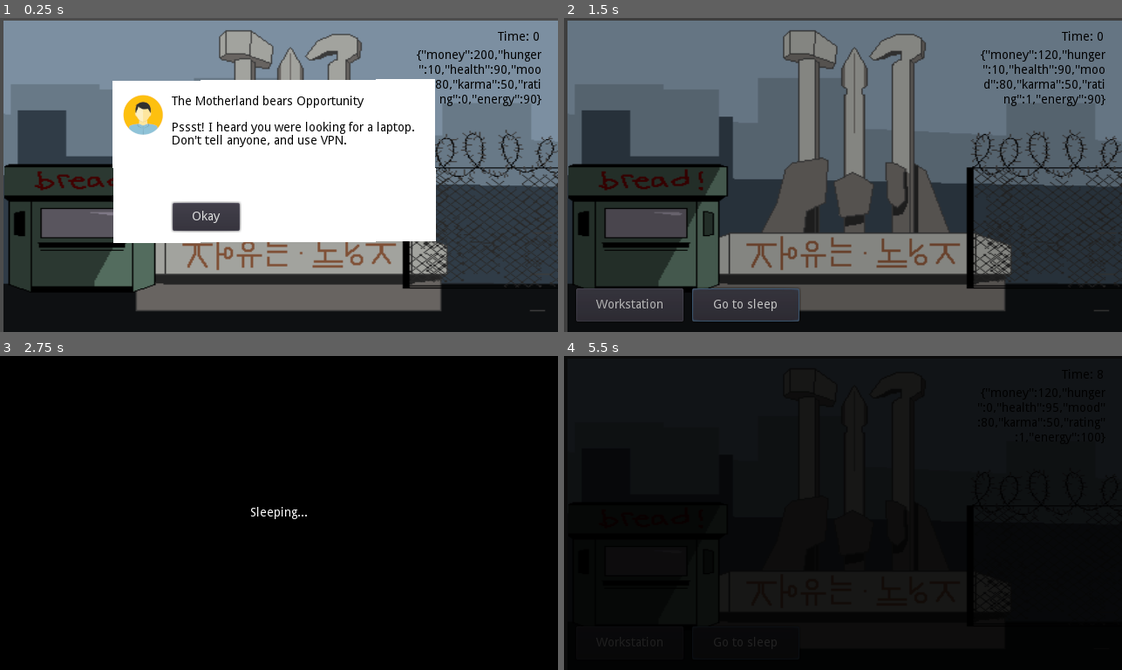
Above: before the commit, frames 1-4 (two rows, left to right).
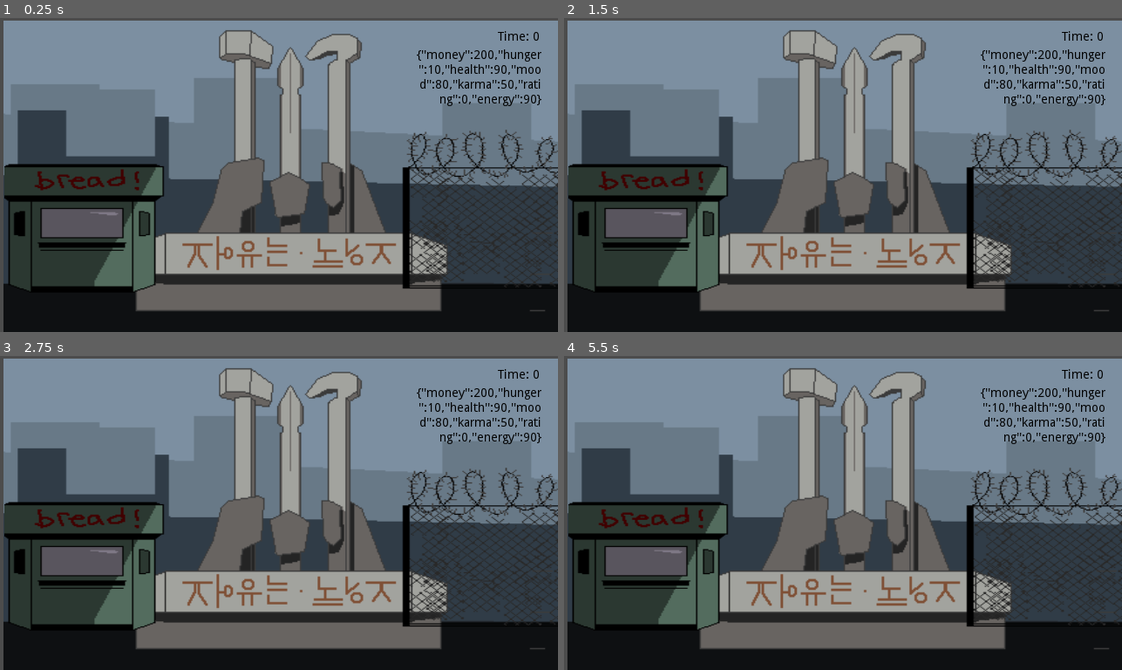
Above: after the commit, the same moments.

Repository: soulseekah/nomadsky
Game: Godot game, scene res://scenes/Main.tscn
Two runs of this game, one before a commit and one after it. Both use one fixed random seed, a clock stepped at 60 frames per second and the inputs below.
Inputs (mouse positions are in pixels of both pictures, inside the frame that each line leads up to):
- Up to frame 1 (0.25 s): no input
- Up to frame 2 (1.5 s): click (770, 215) at 0.5 s, where only the run before the commit has a clickable "Okay"; click (748, 303) at 1.25 s, where only the run before the commit has a clickable "Go to sleep"
- Up to frame 3 (2.75 s): click (184, 641) at 2 s, where only the run before the commit has a clickable "Go to sleep"
- Up to frame 4 (5.5 s): click (630, 641) at 2.75 s, where only the run before the commit has a clickable "Workstation"; click (630, 641) at 3.5 s, where only the run before the commit has a clickable "Workstation"; click (630, 641) at 4.25 s, where only the run before the commit has a clickable "Workstation"; click (748, 641) at 5 s, where only the run before the commit has a clickable "Go to sleep"

The runs differ from the first frame. In frame 1, 29% of the frame differs, in the area x 20-79%, y 19-72%; in frame 2, 50%; in frame 3, 87%, in the area x 0-100%, y 0-100%; in frame 4, 87%.
Error after the commit: Parse Error: ',' or '}' expected (res://src/Cards.gd:228)

Commit message:
Add noskill courses

Diff:
--- a/src/Cards.gd
+++ b/src/Cards.gd
@@ -71,10 +71,11 @@
 func _ready():
 	for card in [
 		# Work
-		{
+		{ # No skills
 			'type': 'work',
 			'title': 'Post my comment to 500 blogs',
 			'description': "I'm trying to get people to buy my new game. I need someone to advertise a link to it on gaming blogs. Help!",
+			'requirements': {},
 			'chance': 0.1,
 			'actions': {
 				'accept': {
@@ -83,6 +84,7 @@
 					'karma': -10,
 				},
 				'decline': {
+					'time': 1,
 					'karma': 5,
 				},
 				'ignore': {
@@ -92,6 +94,196 @@
 			},
 		},
 		{
+			'type': 'work',
+			'title': 'Virtual assistant (visually unimpaired)',
+			'description': 'We want to send you images with random letters and numbers. You need to quickly tell us what is writtein them.',
+			'requirements': {},
+			'chance': 0.1,
+			'actions': {
+				'accept': {
+					'money': 60,
+					'time': 8,
+					'karma': -10,
+				},
+				'decline': {
+					'time': 1,
+					'karma': 5,
+				},
+				'ignore': {
+					'time': 1,
+					'skip': true,
+				}
+			},
+		},
+		{
+			'type': 'work',
+			'title': 'Easy money.',
+			'description': "I will pay you to run some special software on your computer 24/7. It may heat up a bit.",
+			'requirements': {},
+			'chance': 0.1,
+			'actions': {
+				'accept': {
+					'money': 10,
+					'time': 24,
+				},
+				'decline': {
+					'time': 1,
+				},
+				'ignore': {
+					'time': 1,
+					'skip': true,
+				}
+			},
+		},
+		{
+			'type': 'work',
+			'title': 'Click ads on my site',
+			'description': 'We need someone to click on advertisement links on our sites.',
+			'requirements': {},
+			'chance': 0.1,
+			'actions': {
+				'accept': {
+					'money': 100,
+					'time': 8,
+				},
+				'decline': {
+					'time': 1,
+				},
+				'ignore': {
+					'time': 1,
+					'skip': true,
+				}
+			},
+		},
+		{
+			'type': 'work',
+			'title': 'Teach my nana computer basics',
+			'description': 'My dear nana keeps getting scammed into buying gift cards for tech support. Teach her some computer basics once and for all.',
+			'requirements': {},
+			'chance': 0.05,
+			'actions': {
+				'accept': {
+					'money': 200,
+					'time': 16,
+					'karma': 10,
+				},
+				'decline': {
+					'time': 1,
+					'karma': -20,
+				},
+				'ignore': {
+					'time': 1,
+					'karma': -1,
+					'skip': true,
+				}
+			},
+		},
+		{
+			'type': 'work',
+			'title': "Let me use your Steam account for a bit.",
+			'description': 'I need to quickly perform a couple of trades on Steam (skins and items), I need an intermediary account.',
+			'requirements': {},
+			'chance': 0.03,
+			'actions': {
+				'accept': {
+					'money': 50,
+					'time': 2,
+					'karma': -10,
+				},
+				'decline': {
+					'time': 1,
+				},
+				'ignore': {
+					'time': 1,
+					'skip': true,
+				}
+			},
+		},
+		{
+			'type': 'work',
+			'title': "Help me sell my investment program online",
+			'description': 'Message your contacts with amazing opportunities and make them message their contacts.',
+			'requirements': {},
+			'chance': 0.03,
+			'actions': {
+				'accept': {
+					'money': 30,
+					'time': 12,
+					'karma': -10,
+				},
+				'decline': {
+					'time': 1,
+					'karma': 5,
+				},
+				'ignore': {
+					'time': 1,
+					'skip': true,
+				}
+			},
+		},
+		{
+			'type': 'work',
+			'title': 'Email a list of people',
+			'description': 'I need to send a message to a list of about 7000 email addresses. Use at least 1 new email account per 100 emails sent.'
+			'requirements': {},
+			'chance': 0.02,
+			'actions': {
+				'accept': {
+					'money': 100,
+					'time': 18,
+					'karma': -30,
+				},
+				'decline': {
+					'time': 1,
+					'karma': 5,
+				},
+				'ignore': {
+					'time': 1,
+					'skip': true,
+				}
+			},
+		},
+		{
+			'type': 'work',
+			'title': 'Customer support',
+			'description': 'We are a dropshipping company. We need sales and customer support done.',
+			'requirements': {},
+			'chance': 0.05,
+			'actions': {
+				'accept': {
+					'money': 70,
+					'time': 13,
+				},
+				'decline': {
+					'time': 1,
+				},
+				'ignore': {
+					'time': 1,
+					'skip': true,
+				}
+			},
+		},
+		{
+			'type': 'work',
+			'title': 'Clean up a list of addresses',
+			'description': 'I have about 1000 addresses in an Excel file, I need them verified and cleaned up to match the UPS format, please.',
+			'requirements': {},
+			'chance': 0.04,
+			'actions': {
+				'accept': {
+					'money': 60,
+					'time': 8,
+				},
+				'decline': {
+					'time': 1,
+				},
+				'ignore': {
+					'time': 1,
+					'skip': true,
+				}
+			},
+		},
+		{ # Code
 			'type': 'work',
 			'title': 'Install a WordPress site',
 			'description': 'We need you to setup WordPress on our server.',
